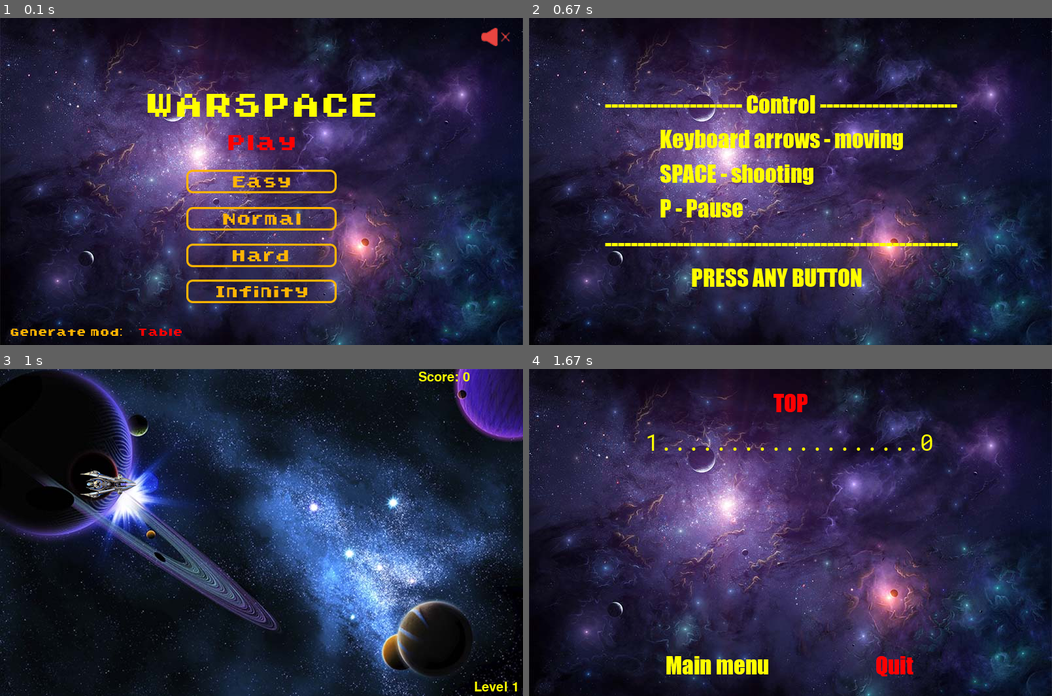
Above: before the commit, frames 1-4 (two rows, left to right).
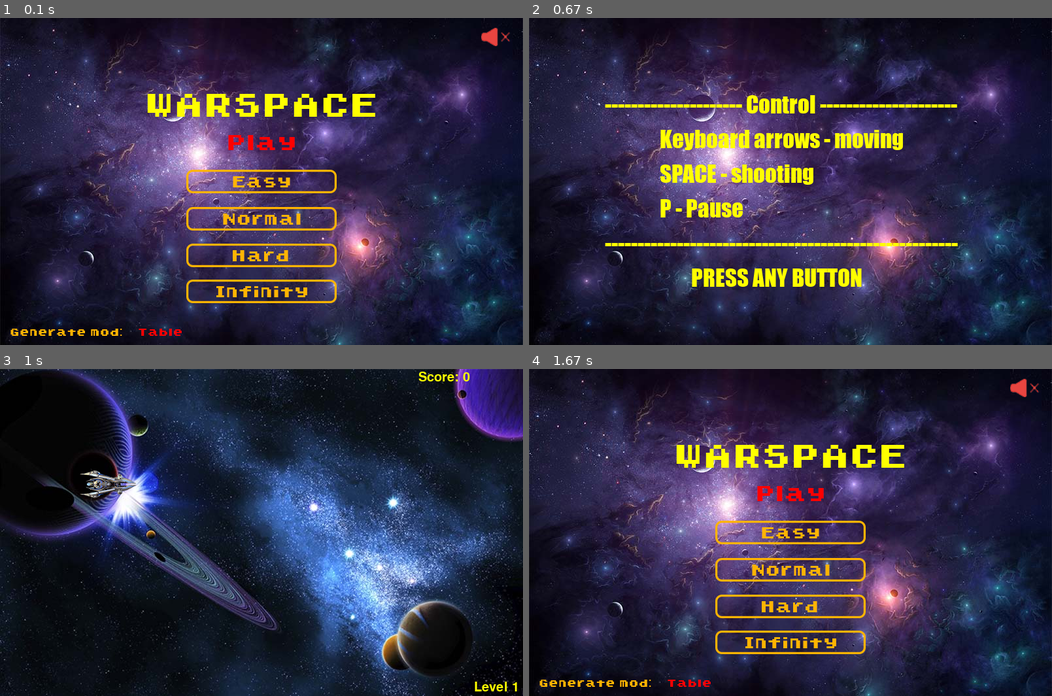
Above: after the commit, the same moments.

Repository: VNCompany/VNG-PYGAME-PROJECT
Game: pygame game, started from main.py
Two runs of this game, one before a commit and one after it. Both use one fixed random seed, a clock stepped at 60 frames per second and the inputs below.
Inputs (mouse positions are in pixels of both pictures, inside the frame that each line leads up to):
- Up to frame 1 (0.1 s): no input
- Up to frame 2 (0.67 s): click (790, 181) at 0.38 s
- Up to frame 3 (1 s): hold Right from 0.67 s (still down)
- Up to frame 4 (1.67 s): release Right at 1.13 s; tap Esc at 1.17 s; hold M from 1.5 s (still down); tap Space at 1.57 s

Frames 1-3 are identical in both runs. In frame 4, 6.8% of the frame differs, in the area x 2-98%, y 3-98%.

Commit message:
#30. Completed final.

Diff:
--- a/characters_generator.py
+++ b/characters_generator.py
@@ -103,11 +103,10 @@
     return points
 
 
-def characters_generator(count: int, m_probability: float, size: tuple, add_width: int = 0):
+def characters_generator(count: int, m_probability: float, size: tuple):
     start_x_pos = 950
-    width = count * size[0] // 2
-    cols = width // size[0]
     rows = 5
+    cols = count // 5 * 3
     m_p = int(m_probability * 100)
 
     field = []
@@ -120,8 +119,10 @@
     points = []
     for i in range(count):
         while True:
-            r = random.randrange(0, rows)
-            c = random.randrange(0, cols)
+            r = random.randrange(0, rows * 100)
+            c = random.randrange(0, cols * 100)
+            r = r // 100
+            c = c // 100
             if field[r][c] == 0:
                 # Meteorite generation
                 if m_p <= 0:
--- a/includes.py
+++ b/includes.py
@@ -88,6 +88,13 @@
                 elif mouse_in_rect(event.pos, pygame.Rect(209, 435, 158, 42)):
                     close_status = 0
                     running = False
+            elif event.type == pygame.KEYDOWN:
+                if event.key == pygame.K_q:
+                    close_status = 1
+                    running = False
+                elif event.key == pygame.K_m:
+                    close_status = 0
+                    running = False
         pygame.display.flip()
         clock.tick(fps)
     return close_status
--- a/main.py
+++ b/main.py
@@ -36,6 +36,7 @@
 mp3_start_sound = "data/sound/start_sound.mp3"
 mp3_background = "data/sound/background.mp3"
 mp3_boss_sound = "data/sound/boss_sound_01.mp3"
+mp3_infinity_sound = "data/sound/infinity_sound.mp3"
 
 # Image files
 win_scr = ResScreen(load_image("sprites/bg_win.jpg"), 28)
@@ -355,8 +356,9 @@
     selected_levels = LEVELS_LIST[0]
 
     if SOUND:
-        pygame.mixer.music.load(mp3_start_sound)
-        pygame.mixer.music.play(start=0.6, loops=-1)
+        if not pygame.mixer.music.get_busy():
+            pygame.mixer.music.load(mp3_start_sound)
+            pygame.mixer.music.play(start=0.6, loops=-1)
 
     # MAIN MENU
     running = True
@@ -492,10 +494,14 @@
     level_count = 0
     for level in levels:
         Blackhole(s_blackhole, blackhole_group)
-        if level.is_boss_level and SOUND:
+        if SOUND:
             pygame.mixer.music.stop()
-            pygame.mixer.music.load(mp3_boss_sound)
-            pygame.mixer.music.set_volume(0.6)
+            if level.is_boss_level:
+                pygame.mixer.music.load(mp3_boss_sound)
+                pygame.mixer.music.set_volume(0.6)
+            elif level.infinity:
+                pygame.mixer.music.load(mp3_infinity_sound)
+                pygame.mixer.music.set_volume(0.8)
             pygame.mixer.music.play(-1)
         load_level(level)
 
Binary file changed: data/images/score.png
Not shown, added: data/sound/infinity_sound.mp3
